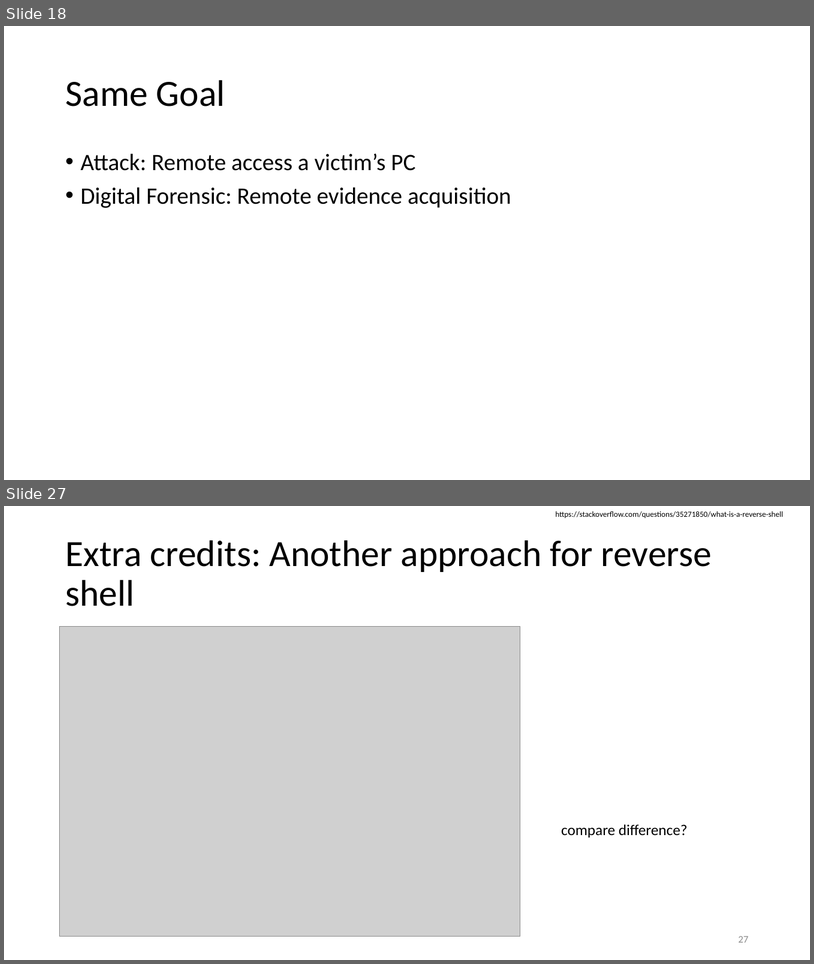
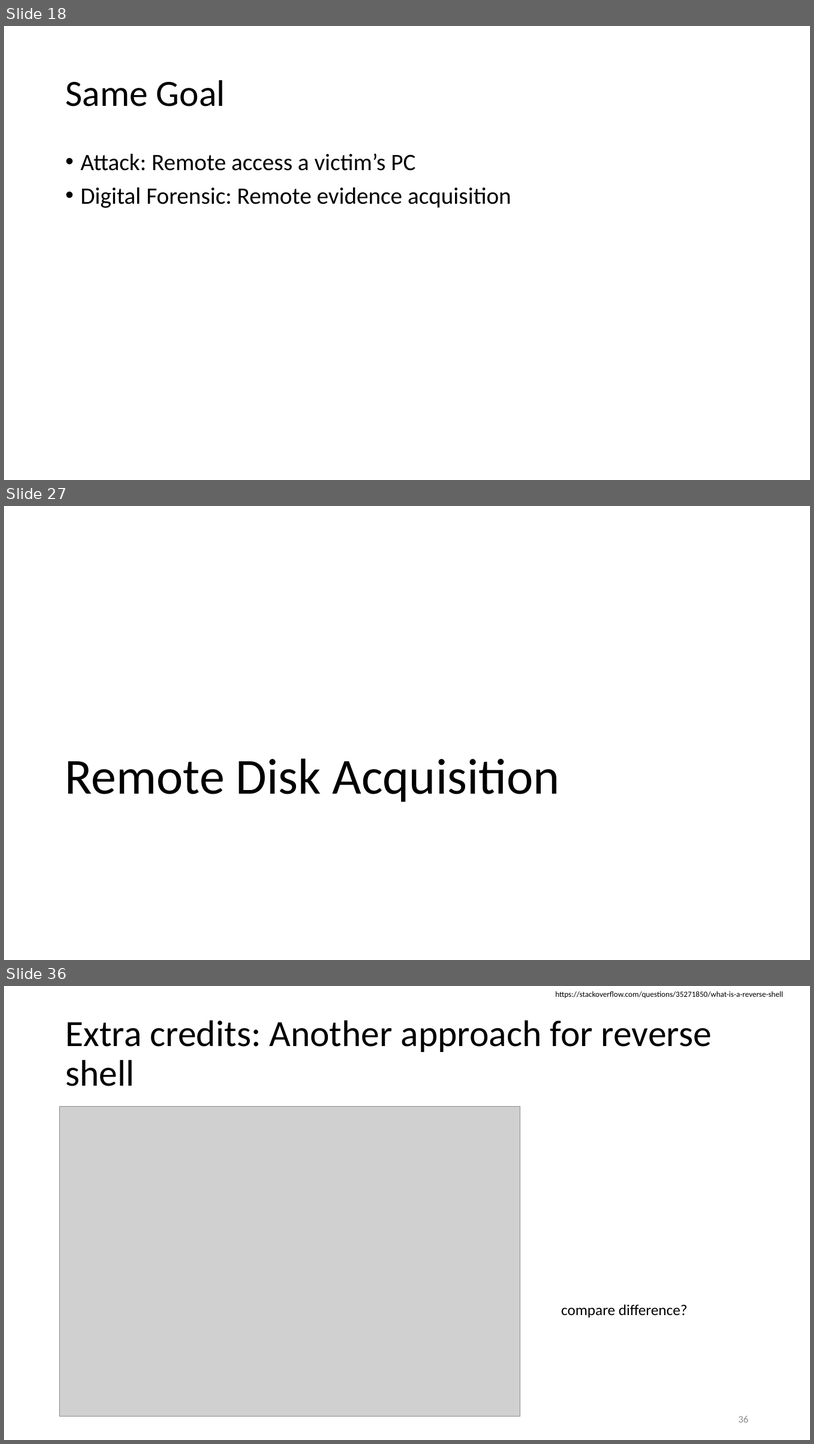
Before and after one commit to frankwxu/digital-forensics-lab, a slide deck: Basic_Computer_Skills_for_Forensics/4_Advanced_linux_command_line.pptx. Shown one above the other, each under a label of ours: slides 18 and 27 before the commit, slides 18, 27 and 36 after it; the slides between them are not shown. The pictures are 814x964 and 814x1444 pixels, drawn with LibreOffice and Linux fonts; fonts in the diff are those of the drawing; grey boxes stand for pictures; background and template pictures are left out. Boxes give left, top, right and bottom in pixels: in the first picture for what was removed or moved away, otherwise in the second. Text is boxed around its words. In the diff, an @@ line names an element or a change of style, - is before the commit and + after.

Commit message:
add remote disk acquisition to Basic computer skills- advanced Linux CLI

```diff
--- a/Basic_Computer_Skills_for_Forensics/4_Advanced_linux_command_line.pptx
+++ b/Basic_Computer_Skills_for_Forensics/4_Advanced_linux_command_line.pptx
@@ slide 27 added at [4, 506, 810, 960], background #FFFFFF @@
@@ title added at [65, 758, 560, 802], 60 pt, text #000000 @@
+Remote Disk Acquisition
@@ what was slide 27 is now slide 36 @@
@@ page number at [738, 1416, 749, 1422]: text changed @@
-27
+36
```
Also in this commit, not shown: 5 slides changed, 4 other slides added, 1 other file.
